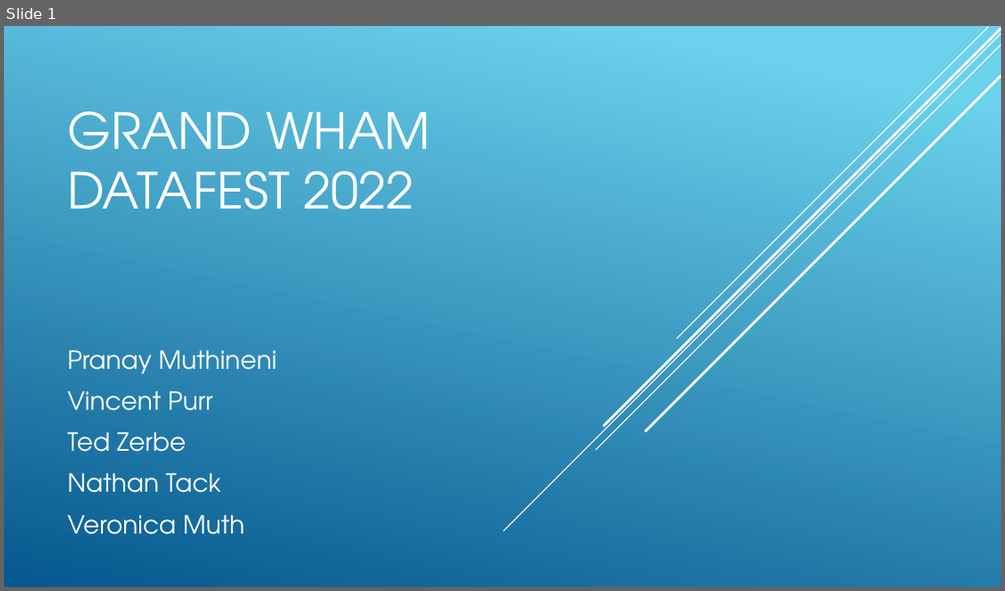
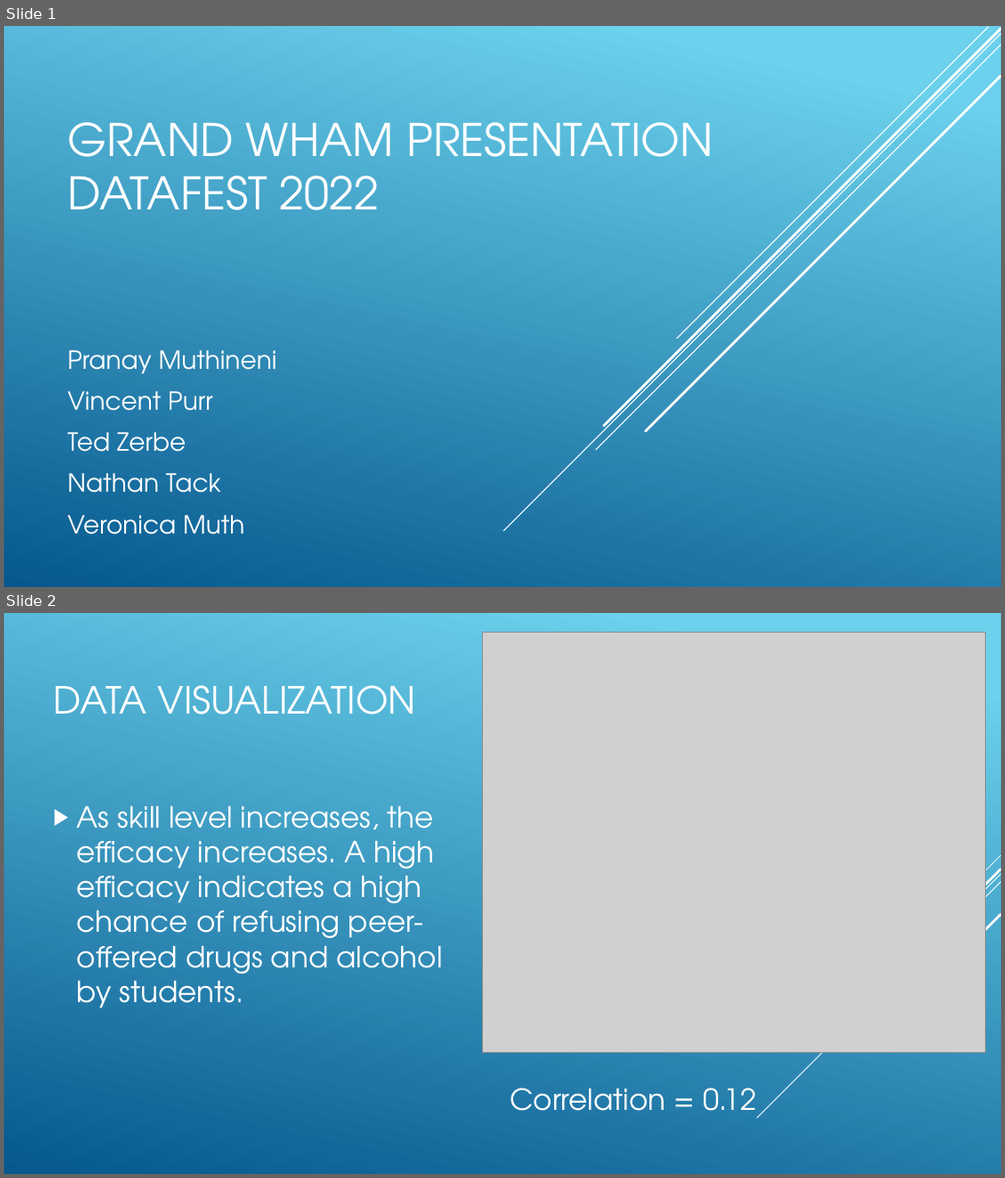
Before and after one commit to natenyahoo/GrandWham, a slide deck: GrandWhamPresentation.pptx. Shown one above the other, each under a label of ours: slide 1 before the commit, slides 1 and 2 after it. The pictures are 1005x591 and 1005x1178 pixels, drawn with LibreOffice and Linux fonts; fonts in the diff are those of the drawing; grey boxes stand for pictures. Boxes give left, top, right and bottom in pixels: in the first picture for what was removed or moved away, otherwise in the second. Text is boxed around its words. In the diff, an @@ line names an element or a change of style, - is before the commit and + after.

```diff
--- a/GrandWhamPresentation.pptx
+++ b/GrandWhamPresentation.pptx
@@ slide 2 added at [4,613,1001,1174], background gradient #6ED2EB to #06588E @@
@@ picture added at [483,632,986,1052] @@
@@ title added at [53,685,416,714], 36 pt, text #FFFFFF @@
+DATA VISUALIZATION
@@ text added at [77,806,442,1008], 28 pt, text #FFFFFF @@
+▶ As skill level increases, the efficacy increases. A high efficacy indicates a high chance of refusing peer-offered drugs and alcohol by students.
@@ group added at [757,855,1001,1118]: 5 lines @@
@@ text added at [510,1087,756,1111], 28 pt, text #FFFFFF @@
+Correlation = 0.12
@@ slide 1 changed as well @@
@@ title at [67,122,712,210]: text changed; size 48 to 43.2 pt @@
-GRAND WHAM
-DATAFEST 2022
+GRAND WHAM PRESENTATION
+DATAFEST 2022
```
Also in this commit, not shown: 1 other slide changed, 3 other slides added, 2 slides removed.
